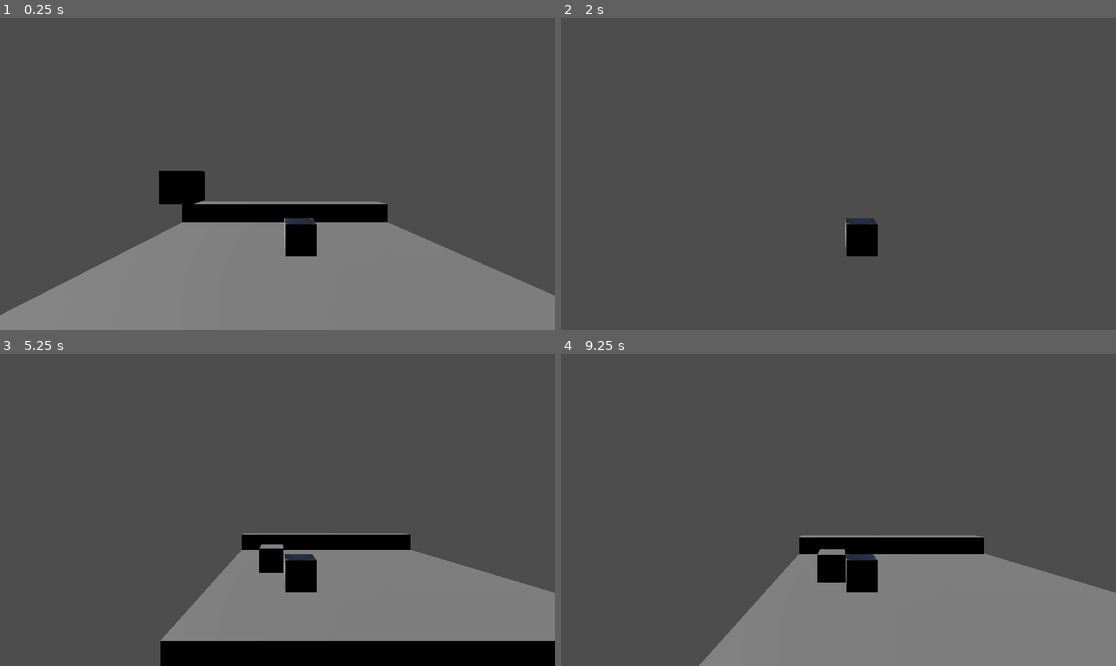
Above: before the commit, frames 1-4 (two rows, left to right).
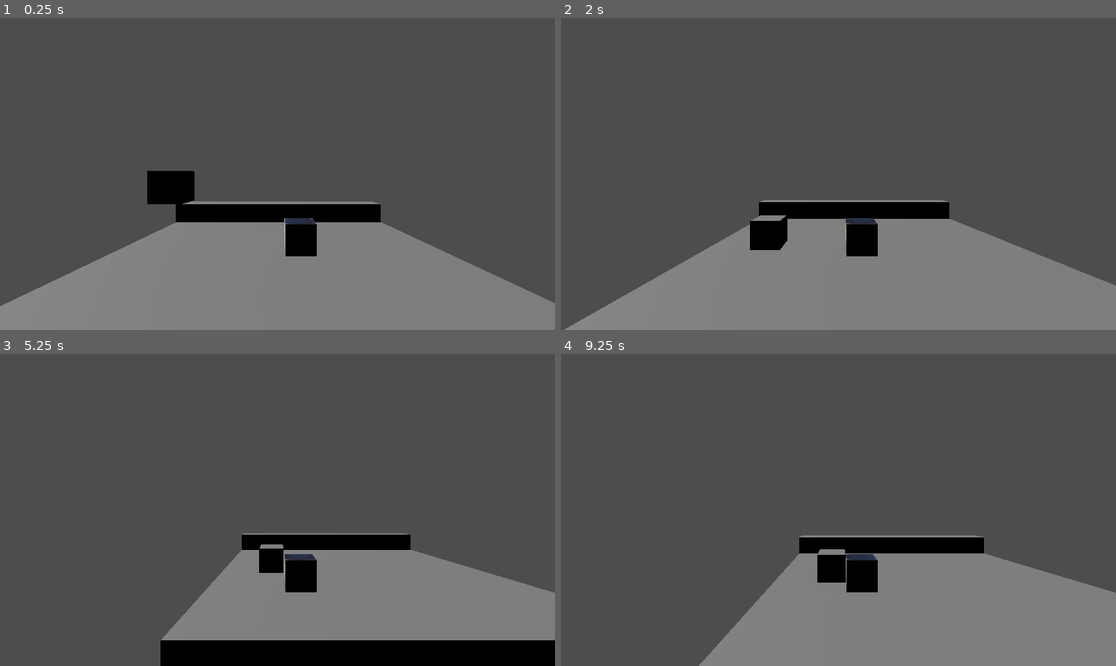
Above: after the commit, the same moments.

Repository: brandonamv/Murder_GameJam
Game: Godot game, scene res://main.tscn
Same seed, same stepped clock (60 frames per second), same inputs: the game is played once before the commit and once after it.
Inputs:
- Up to frame 1 (0.25 s): no input
- Up to frame 2 (2 s): hold D 0.53-1.28 s; tap E (interact, bound only after the commit) at 0.6, 1.35 s; hold S from 1.28 s (still down)
- Up to frame 3 (5.25 s): release S at 2.03 s; hold D 2.03-2.78 s; tap E (interact, bound only after the commit) every 0.75 s from 2.1 to 5.1 s; hold W 2.78-3.53 s; tap Enter at 3.5, 5 s; hold A 3.53-5.03 s; tap Space at 4.25 s; hold S from 5.03 s (still down)
- Up to frame 4 (9.25 s): release S at 5.78 s; hold D 5.78-6.53 s; tap E (interact, bound only after the commit) every 0.75 s from 5.85 to 8.85 s; hold W 6.53-7.28 s; tap Space at 7.25 s; hold D 7.28-8.03 s; hold S 8.03-8.78 s; hold A from 8.78 s (still down)

The runs differ from the first frame. In frame 1, 1.7% of the frame differs, in the area x 0-100%, y 48-96%; in frame 2, 27%, in the area x 0-100%, y 58-100%; in frame 3, 0.2%; in frame 4, less than 0.1%.

Commit message:
interaction created

Diff:
--- a/main.tscn
+++ b/main.tscn
@@ -9,6 +9,9 @@
 [sub_resource type="BoxMesh" id="BoxMesh_50qx2"]
 
 [sub_resource type="BoxShape3D" id="BoxShape3D_a0jf0"]
+
+[sub_resource type="SphereShape3D" id="SphereShape3D_swadx"]
+radius = 1.43
 
 [sub_resource type="BoxShape3D" id="BoxShape3D_cw2q3"]
 
@@ -22,10 +25,12 @@
 [node name="Floor" type="CSGBox3D" parent="."]
 transform = Transform3D(1, 0, 0, 0, 1, 0, 0, 0, 1.10294, -0.130501, -0.45162, -0.188406)
 use_collision = true
+collision_layer = 4
 size = Vector3(10, 1, 10)
 
 [node name="Player" type="CharacterBody3D" parent="."]
-transform = Transform3D(1, 0, 0, 0, 1, 0, 0, 0, 1, -0.356447, 5.9061, -0.526196)
+transform = Transform3D(1, 0, 0, 0, 1, 0, 0, 0, 1, -0.356, 5.906, -0.871)
+collision_mask = 6
 platform_floor_layers = 4294967041
 platform_wall_layers = 2
 script = ExtResource("2_xg10q")
@@ -44,22 +49,32 @@
 [node name="CollisionShape3D" type="CollisionShape3D" parent="Player"]
 shape = SubResource("BoxShape3D_a0jf0")
 
+[node name="Interaction" type="Area3D" parent="Player"]
+collision_layer = 0
+collision_mask = 2
+
+[node name="CollisionShape3D" type="CollisionShape3D" parent="Player/Interaction"]
+transform = Transform3D(-1, 0, -8.74228e-08, 0, 1, 0, 8.74228e-08, 0, -1, 0, 0, 0)
+shape = SubResource("SphereShape3D_swadx")
+
 [node name="CSGBox3D" type="CSGBox3D" parent="."]
 transform = Transform3D(1, 0, 0, 0, 1, 0, 0, 0, 1, -4.81636, 0.532315, -0.162258)
-layers = 3
+layers = 4
 use_collision = true
-collision_layer = 3
-collision_mask = 3
+collision_layer = 4
+collision_mask = 0
 size = Vector3(1, 1, 10.9789)
 
-[node name="Node3D" type="Node3D" parent="."]
+[node name="NPC" type="Node3D" parent="."]
 
-[node name="RigidBody3D" type="RigidBody3D" parent="Node3D"]
+[node name="Physics" type="RigidBody3D" parent="NPC"]
 transform = Transform3D(1, 0, 0, 0, 1, 0, 0, 0, 1, 0, 2.52402, 3.24854)
+collision_layer = 2
+collision_mask = 4
 
-[node name="CollisionShape3D" type="CollisionShape3D" parent="Node3D/RigidBody3D"]
+[node name="CollisionShape3D" type="CollisionShape3D" parent="NPC/Physics"]
 shape = SubResource("BoxShape3D_cw2q3")
 
-[node name="MeshInstance3D" type="MeshInstance3D" parent="Node3D/RigidBody3D"]
+[node name="MeshInstance3D" type="MeshInstance3D" parent="NPC/Physics"]
 mesh = SubResource("BoxMesh_sm8at")
 skeleton = NodePath("../..")
--- a/player.gd
+++ b/player.gd
@@ -21,10 +21,16 @@
 		viewPoint.z=direction.y
 		viewPoint = viewPoint.normalized()
 		$Pivot.basis = Basis.looking_at(viewPoint)
+		#$Interaction.basis= Basis.looking_at(viewPoint)
 
 	if player.position.y < -200 :
 		player.position.x = 0
 		player.position.y = 2
 		player.position.z = 0
 
+	if Input.is_action_just_pressed("interact"):
+		var npc=$Interaction.get_overlapping_bodies()
+		if npc:
+			print("interaction is posible")
+
 	move_and_slide()
--- a/project.godot
+++ b/project.godot
@@ -19,7 +19,18 @@
 
 GLOBAL="*res://global.gd"
 
+[input]
+
+interact={
+"deadzone": 0.5,
+"events": [Object(InputEventKey,"resource_local_to_scene":false,"resource_name":"","device":0,"window_id":0,"alt_pressed":false,"shift_pressed":false,"ctrl_pressed":false,"meta_pressed":false,"pressed":false,"keycode":0,"physical_keycode":69,"key_label":0,"unicode":0,"echo":false,"script":null)
+]
+}
+
 [layer_names]
 
 3d_render/layer_1="Floor"
 3d_render/layer_2="Wall"
+3d_physics/layer_1="player"
+3d_physics/layer_2="npc"
+3d_physics/layer_3="world"
Not shown: 1 places in main.tscn that only renumber resources
